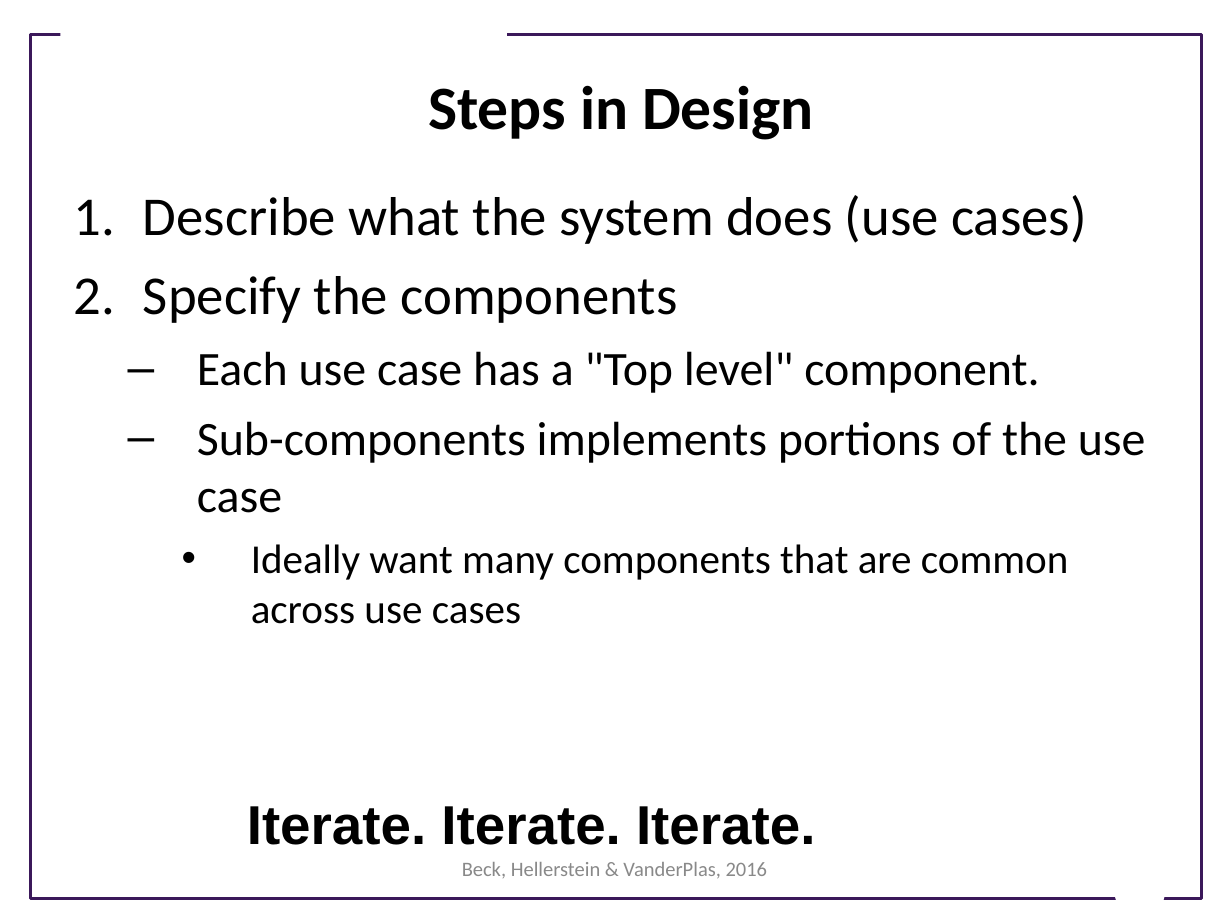
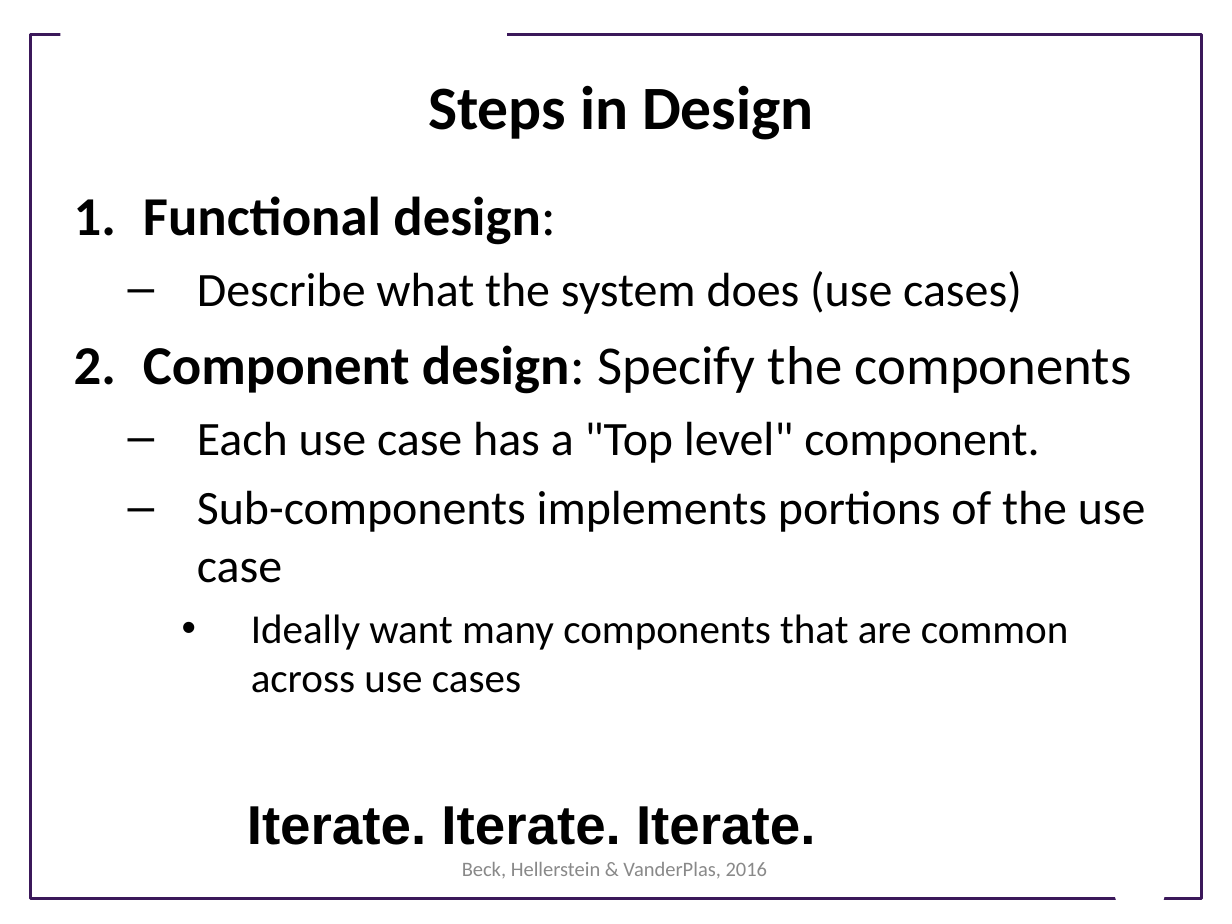
Before and after one commit to UWSEDS/LectureNotes, a slide deck: slide 9 of Software-Design.ppt. Drawn at 1232x924 pixels with LibreOffice and Linux fonts; fonts in the diff are those of the drawing; background and template pictures are left out. Boxes give left, top, right and bottom in pixels: in the first picture for what was removed or moved away, otherwise in the second. Text is boxed around its words. In the diff, an @@ line names an element or a change of style, - is before the commit and + after.

Commit message:
Updated design slides

```diff
--- a/Software-Design.ppt
+++ b/Software-Design.ppt
@@ text at (143,196,556,245): paragraph added @@
+1. Functional design:
@@ text at (197,271,1022,314): size 32 to 28 pt in "Describe what the system does (use cases)"; bullet 1. to –; list level 1 to 2 in "Describe what the system does ..." @@
@@ text at (143,345,1132,394): text changed @@
-2. Specify the components
+2. Component design: Specify the components
```
Also in this commit, not shown: 3 other slides changed, 1 other file.
